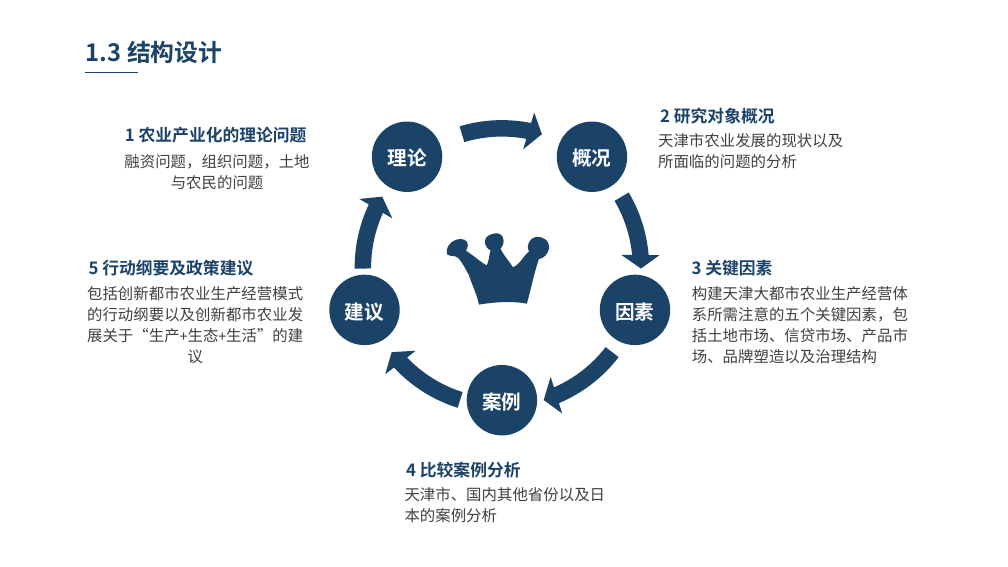
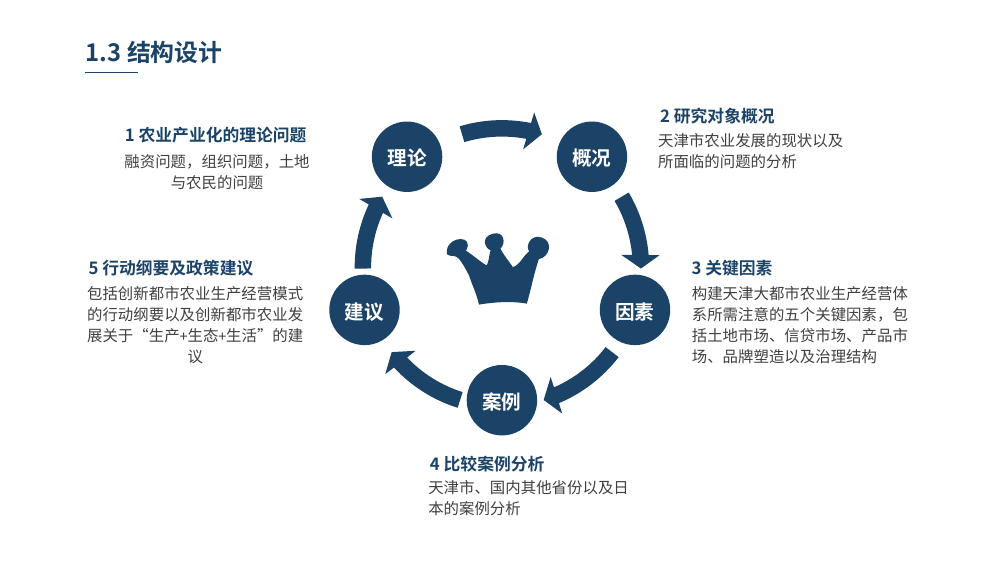
Before and after one commit to JiaminJIAN/R_code, a slide deck: slide 6 of Dissertation/PPT_Oral defense.pptx. Drawn at 1008x567 pixels with LibreOffice and Linux fonts; fonts in the diff are those of the drawing; background and template pictures are left out. Boxes give left, top, right and bottom in pixels: in the first picture for what was removed or moved away, otherwise in the second. Text is boxed around its words. In the diff, an @@ line names an element or a change of style, - is before the commit and + after.

```diff
--- a/Dissertation/PPT_Oral defense.pptx
+++ b/Dissertation/PPT_Oral defense.pptx
@@ text "天津市、国内其他省份以及日本的案例分析": place and size @@
-text "天津市、国内其他省份以及日本的案例分析" at (405, 487, 606, 523)
+text "天津市、国内其他省份以及日本的案例分析" at (428, 480, 629, 515)
@@ text "4 比较案例分析": place and size @@
-text "4 比较案例分析" at (406, 461, 521, 478)
+text "4 比较案例分析" at (430, 455, 545, 472)
```
Also in this commit, not shown: 2 other slides changed, 1 other file.
